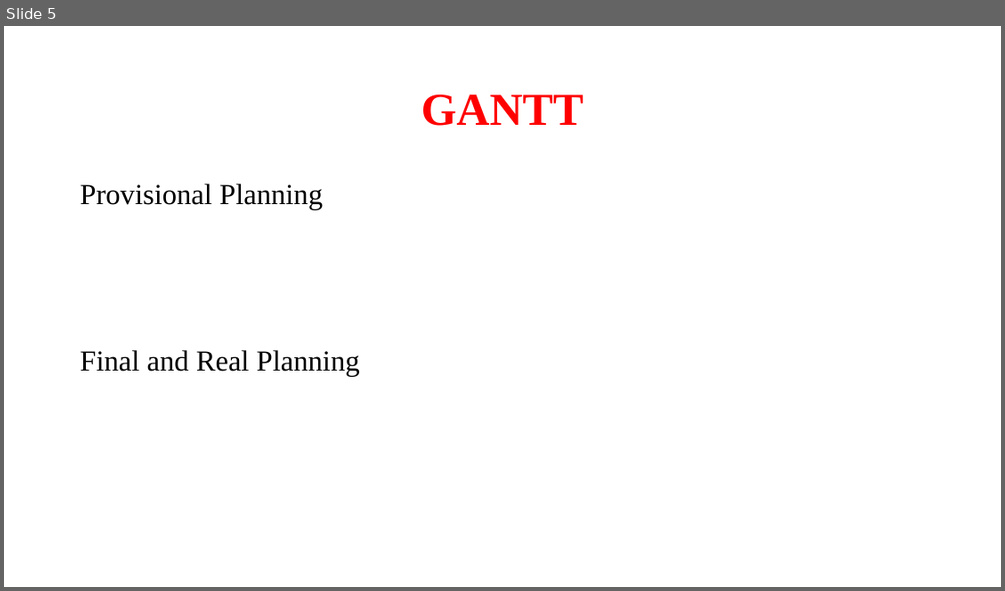
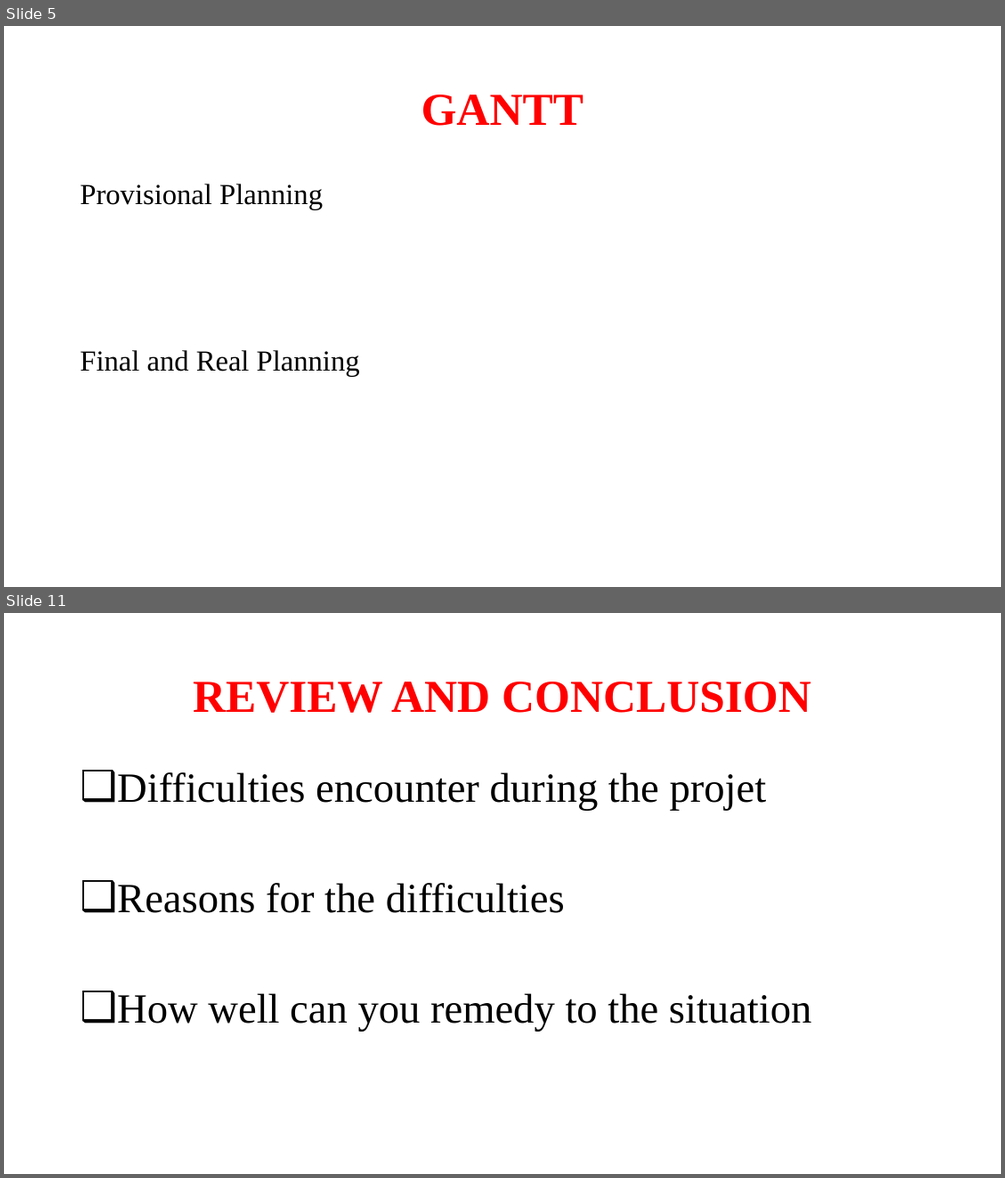
Before and after one commit to NGUESSIE-FABIOLA/BoulderDash, a slide deck: masterpom/PROJET UML.pptx. Shown one above the other, each under a label of ours: slide 5 before the commit, slides 5 and 11 after it; the slides between them are not shown. The pictures are 1005x591 and 1005x1178 pixels, drawn with LibreOffice and Linux fonts; fonts in the diff are those of the drawing. Boxes give left, top, right and bottom in pixels: in the first picture for what was removed or moved away, otherwise in the second. Text is boxed around its words. In the diff, an @@ line names an element or a change of style, - is before the commit and + after.

```diff
--- a/masterpom/PROJET UML.pptx
+++ b/masterpom/PROJET UML.pptx
@@ slide 11 added at bbox=[4, 613, 1001, 1174], background #FFFFFF @@
@@ title added at bbox=[193, 682, 811, 713], 44 pt, text #FF0000, bold @@
+REVIEW AND CONCLUSION
@@ text added at bbox=[117, 772, 812, 1031], 40 pt, text #000000 @@
+❑ Difficulties encounter during the projet
+❑ Reasons for the difficulties
+❑ How well can you remedy to the situation
```
Also in this commit, not shown: 7 slides changed, 1 other slide added, 1 slide removed.
